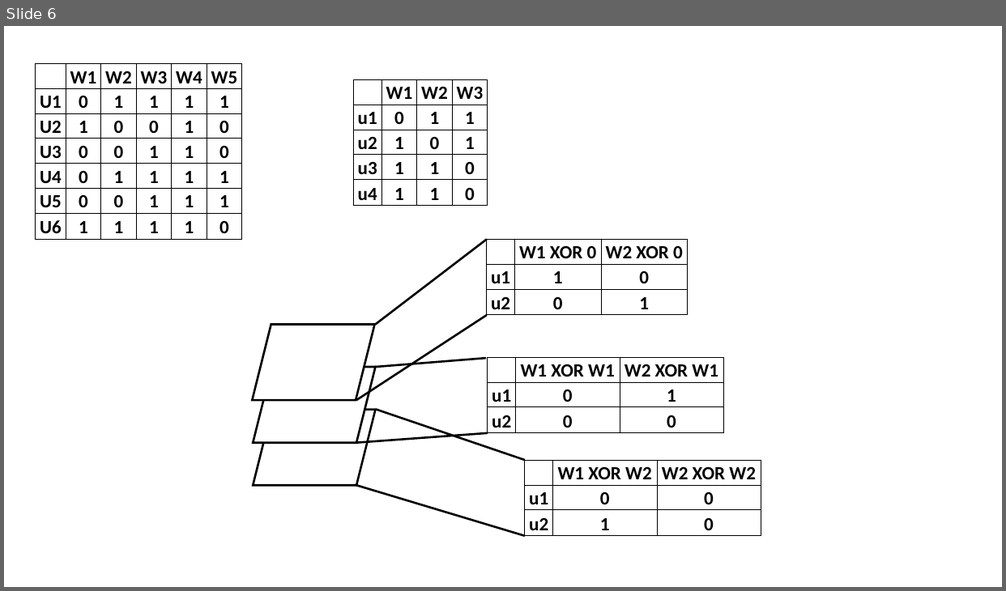
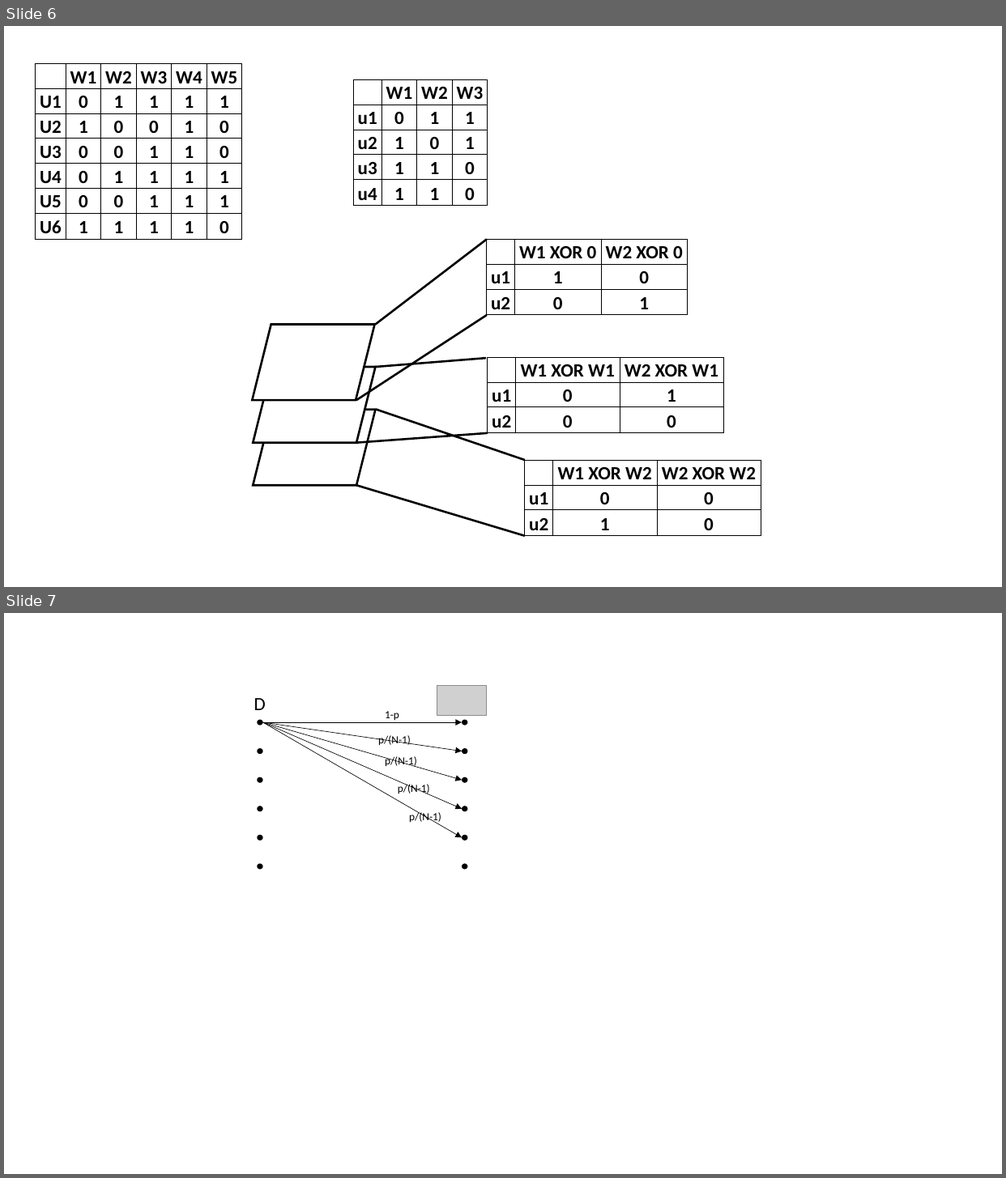
Before and after one commit to qizhu8/online_fig_storage, a slide deck: figures.pptx. Shown one above the other, each under a label of ours: slide 6 before the commit, slides 6 and 7 after it. The pictures are 1006x591 and 1006x1178 pixels, drawn with LibreOffice and Linux fonts; fonts in the diff are those of the drawing; grey boxes stand for pictures. Boxes give left, top, right and bottom in pixels: in the first picture for what was removed or moved away, otherwise in the second. Text is boxed around its words. In the diff, an @@ line names an element or a change of style, - is before the commit and + after.

```diff
--- a/figures.pptx
+++ b/figures.pptx
@@ slide 7 added at (4, 613, 1002, 1174), background #FFFFFF @@
@@ group added at (254, 686, 487, 870): 12 ellipses, 6 texts, 5 arrows, 1 picture @@
+1-p
+p/(N-1)
+p/(N-1)
+p/(N-1)
+p/(N-1)
+D
```
Also in this commit, not shown: 2 other files.
